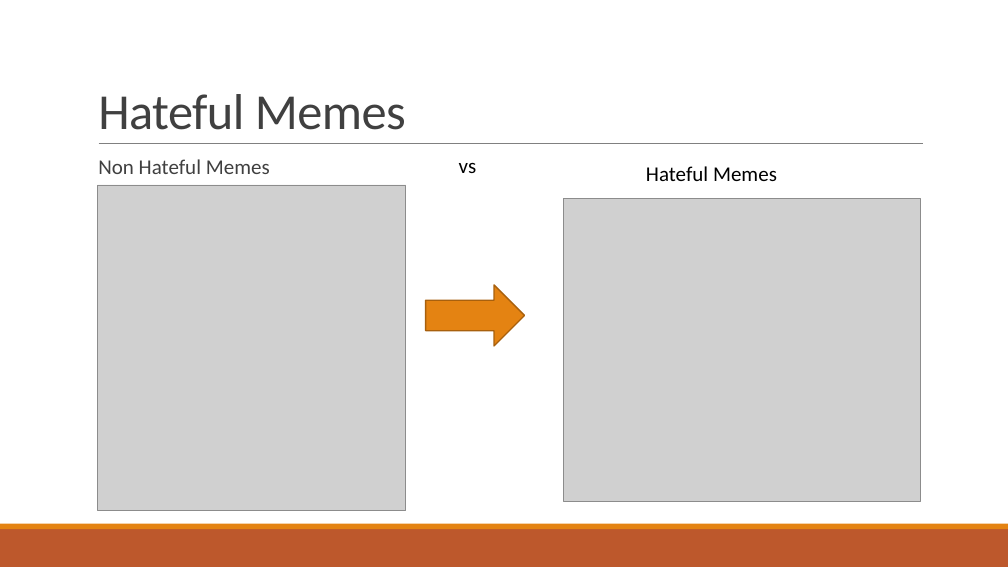
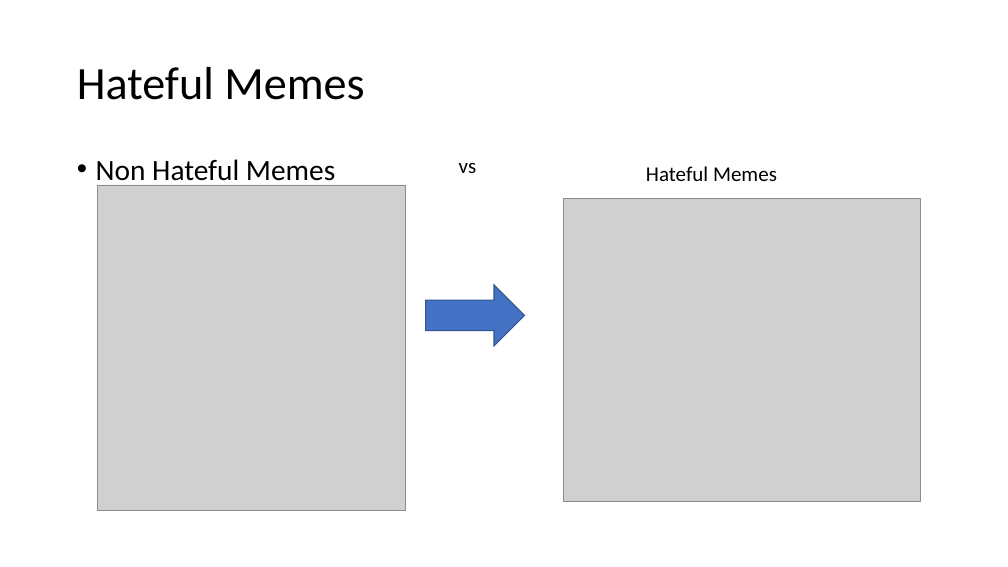
Before and after one commit to VarunBohara/Mini-Project-Documents, a slide deck: slide 2 of Literature Survey.pptx. Drawn at 1008x567 pixels with LibreOffice and Linux fonts; fonts in the diff are those of the drawing; grey boxes stand for pictures. Boxes give left, top, right and bottom in pixels: in the first picture for what was removed or moved away, otherwise in the second. Text is boxed around its words. In the diff, an @@ line names an element or a change of style, - is before the commit and + after.

Commit message:
changes done

```diff
--- a/Literature Survey.pptx
+++ b/Literature Survey.pptx
@@ title "Hateful Memes": place and size @@
-title "Hateful Memes" at [98,94,406,130]
+title "Hateful Memes" at [77,67,364,100]
@@ title "Hateful Memes" at [77,67,364,100]: size 48 to 44 pt, text colour #404040 to #000000, letter spacing -0.5 to 0 pt; line spacing 0.85 to 0.9; vertical alignment bottom to middle @@
@@ line removed from (99, 144) to (923, 144) @@
@@ text "Non Hateful Memes" at [96,159,335,187]: size 20 to 28 pt, text colour #404040 to #000000; bullet   to •; less space between paragraphs @@
@@ right arrow at [426,285,525,346]: fill #E48312 to #4472C4; outline #A9610D 1.25 pt to #325491 1 pt @@
@@ rectangle removed at [0,529,1008,567] @@
@@ rectangle removed at [0,524,1008,529] @@
```
Also in this commit, not shown: 4 other slides changed, 14 slides added, 2 slides removed.
